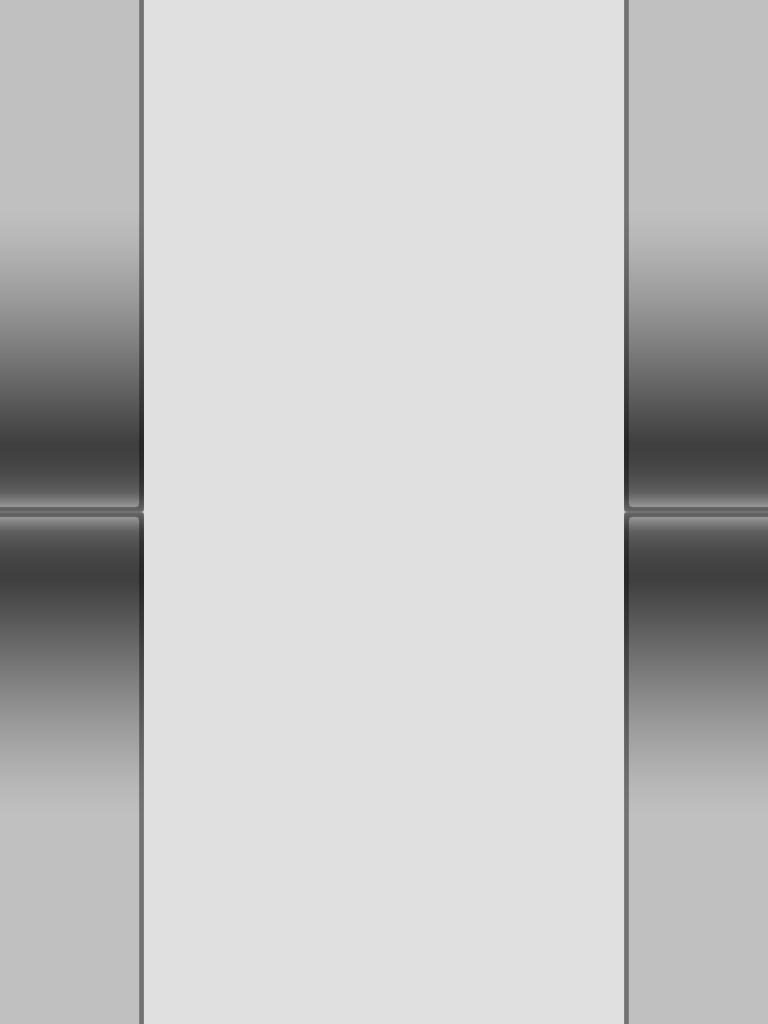
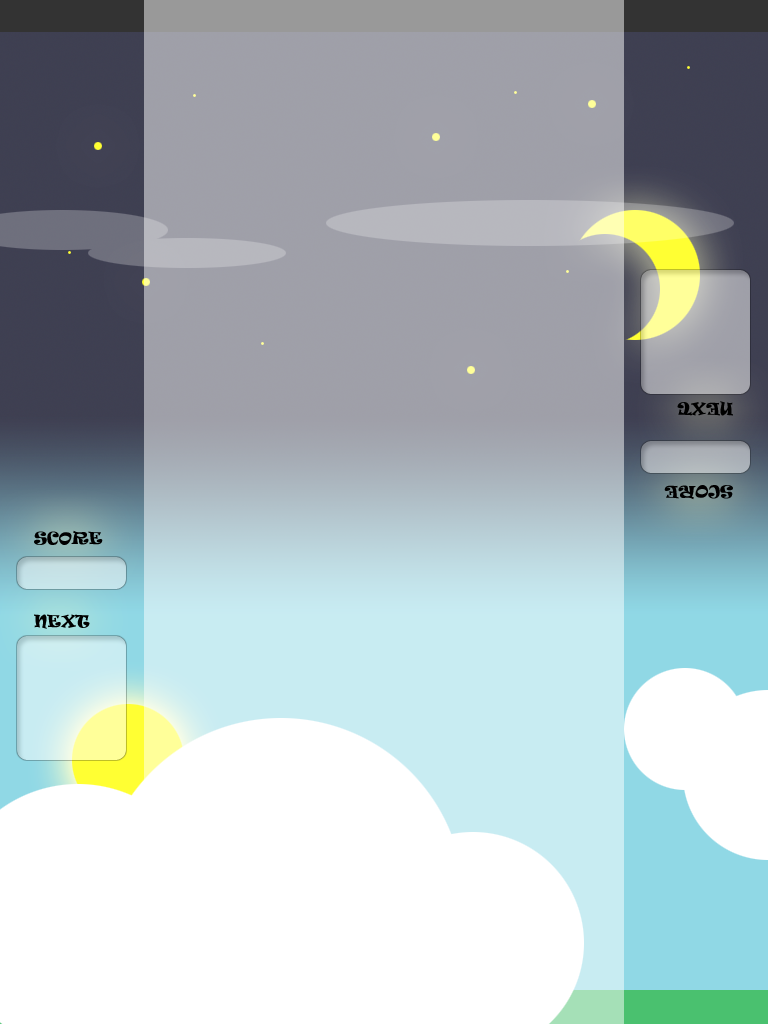
Two versions of the same layered image (768x1024). Layer-by-layer changes:
added group "Group 5" with 20 layers above "Group 1" over [0, 0, 768, 1024]
added group "Group 6 copy" with 4 layers in group "Group 5" over [641, 270, 750, 500]
added layer "Shape 2 copy 3" (50%) in group "Group 6 copy" over [641, 270, 750, 394]
added layer "Shape 2 copy 2" (50%) in group "Group 6 copy" over [641, 441, 750, 473]
added layer "next copy" in group "Group 6 copy" over [677, 401, 733, 416]
added layer "score copy" in group "Group 6 copy" over [664, 485, 733, 500]
added group "Group 6" with 4 layers in group "Group 5" over [17, 530, 126, 760]
added layer "Shape 2 copy" (50%) in group "Group 6" over [17, 636, 126, 760]
added layer "Shape 2" (50%) in group "Group 6" over [17, 557, 126, 589]
added layer "next" in group "Group 6" over [34, 614, 90, 629]
added layer "score" in group "Group 6" over [34, 530, 103, 545]
added layer "Layer 22" (50%) in group "Group 5" over [144, 0, 624, 1024]
added layer "Layer 21" (20%) in group "Group 5" over [0, 0, 768, 1024]
added layer "Layer 23" (25%) in group "Group 5" over [0, 200, 734, 268]
added layer "Layer 15" in group "Group 5" over [0, 668, 768, 1024]
added layer "Layer 20" in group "Group 5" over [68, 66, 700, 374]
added layer "Layer 16" in group "Group 5" over [72, 704, 184, 816]
added layer "Layer 18" in group "Group 5" over [0, 0, 768, 1024]
added layer "Layer 14" in group "Group 5" over [0, 0, 768, 614]
hid "Layer 8", blend normal → overlay over [0, 0, 768, 1024]
hid "Layer 1", blend normal → soft light, moved it above "Layer 2", painted on it over [0, 0, 768, 1024]
painted on "Layer 2" over [0, 0, 768, 1024]
